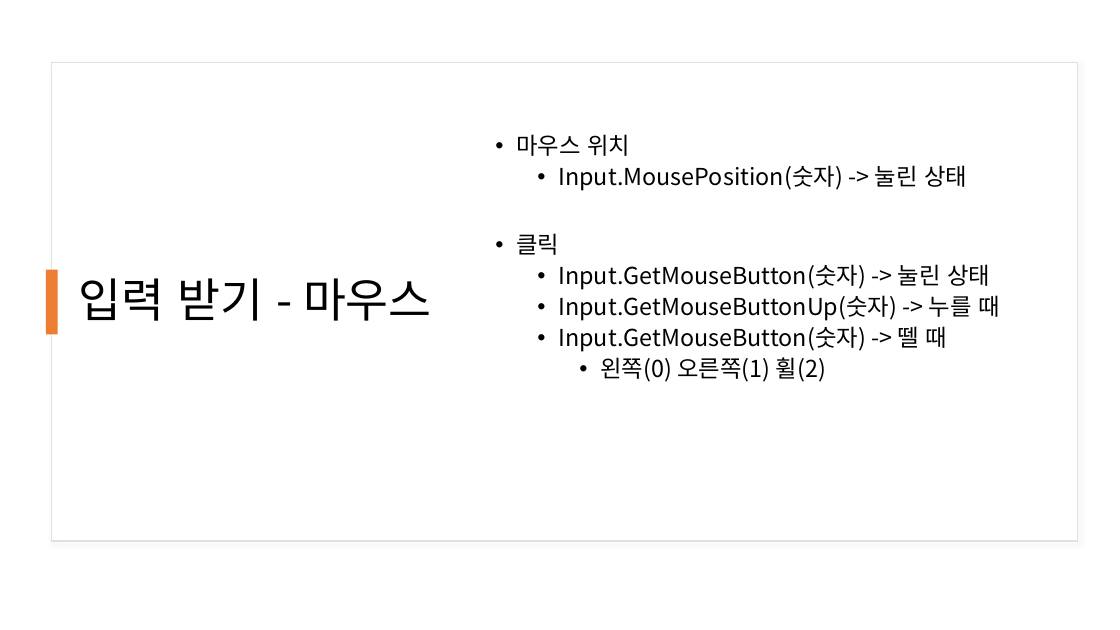
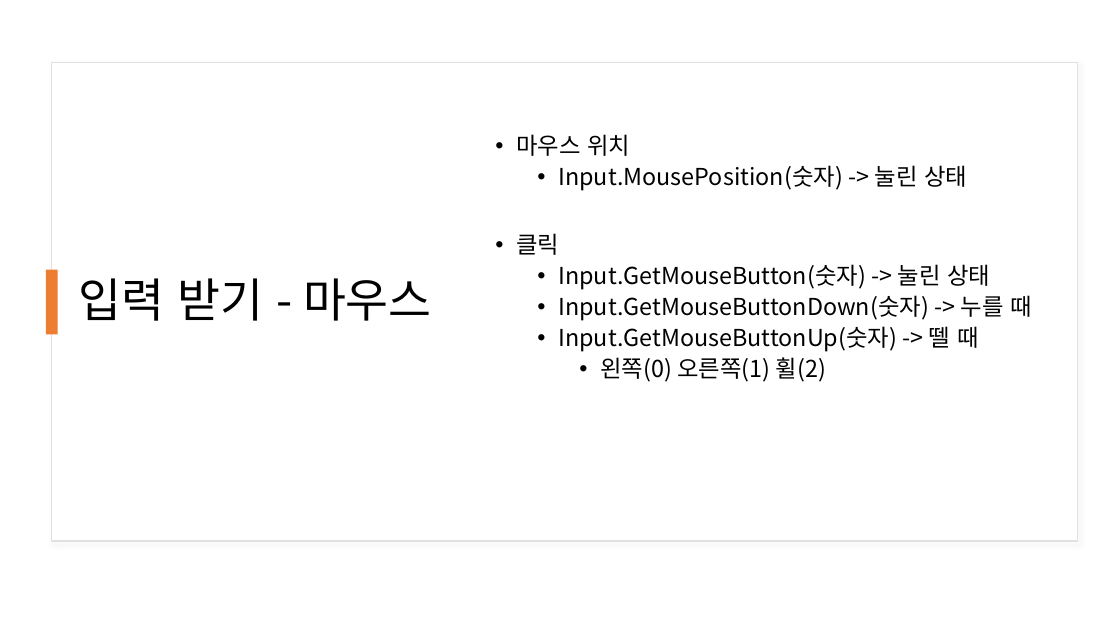
Before and after one commit to kjh99660/Study_powerpoint, a slide deck: slide 10 of C#스터디/c# 스터디 6주 차.pptx. Drawn at 1120x630 pixels with LibreOffice and Linux fonts; fonts in the diff are those of the drawing. Boxes give left, top, right and bottom in pixels: in the first picture for what was removed or moved away, otherwise in the second. Text is boxed around its words. In the diff, an @@ line names an element or a change of style, - is before the commit and + after.

```diff
--- a/C#스터디/c# 스터디 6주 차.pptx
+++ b/C#스터디/c# 스터디 6주 차.pptx
@@ text at [558,295,1031,352]: text changed @@
-  • Input.GetMouseButtonUp(숫자) -> 누를 때
-  • Input.GetMouseButton(숫자) -> 뗄 때
+  • Input.GetMouseButtonDown(숫자) -> 누를 때
+  • Input.GetMouseButtonUp(숫자) -> 뗄 때
```
Also in this commit, not shown: 1 other slide changed, 12 other files.
